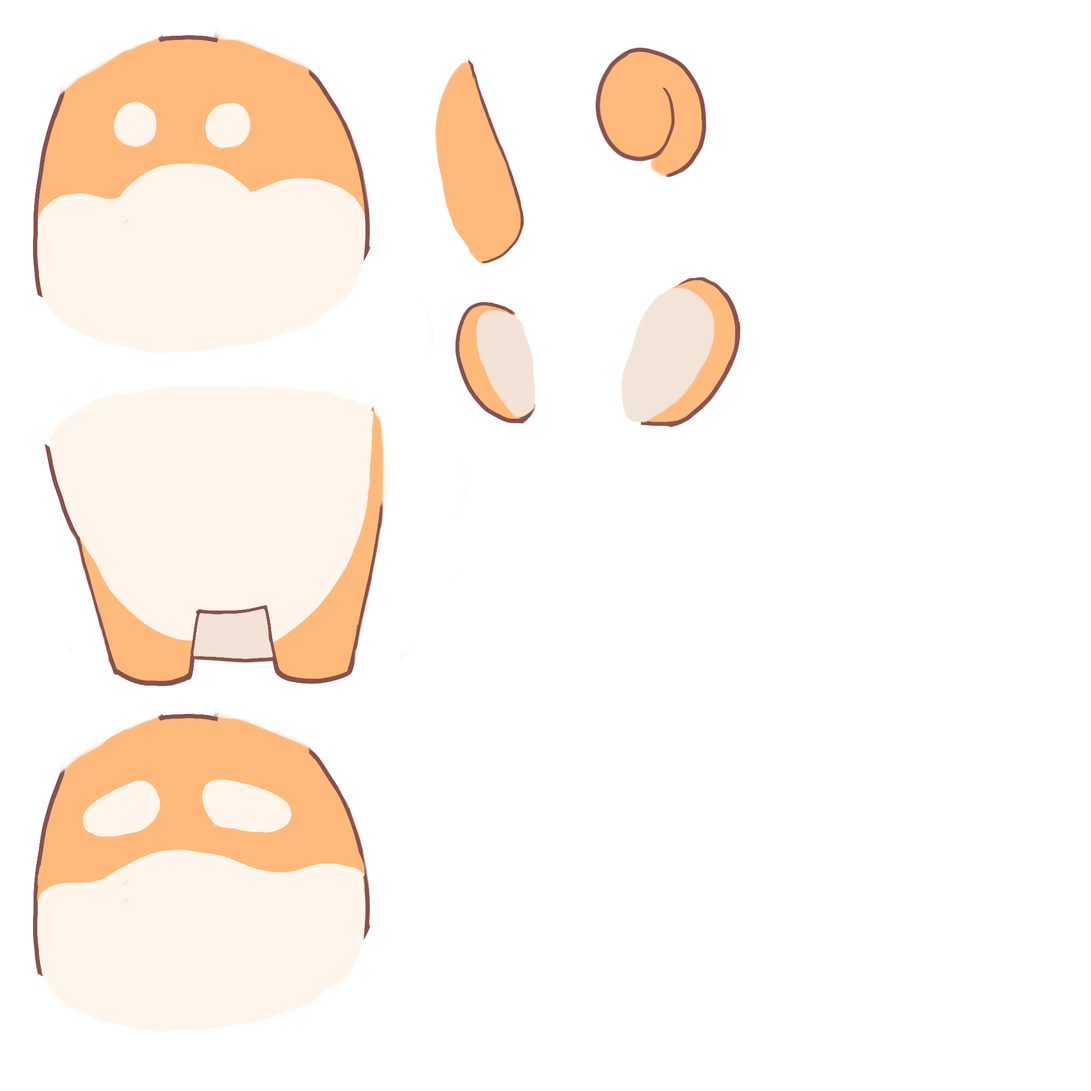
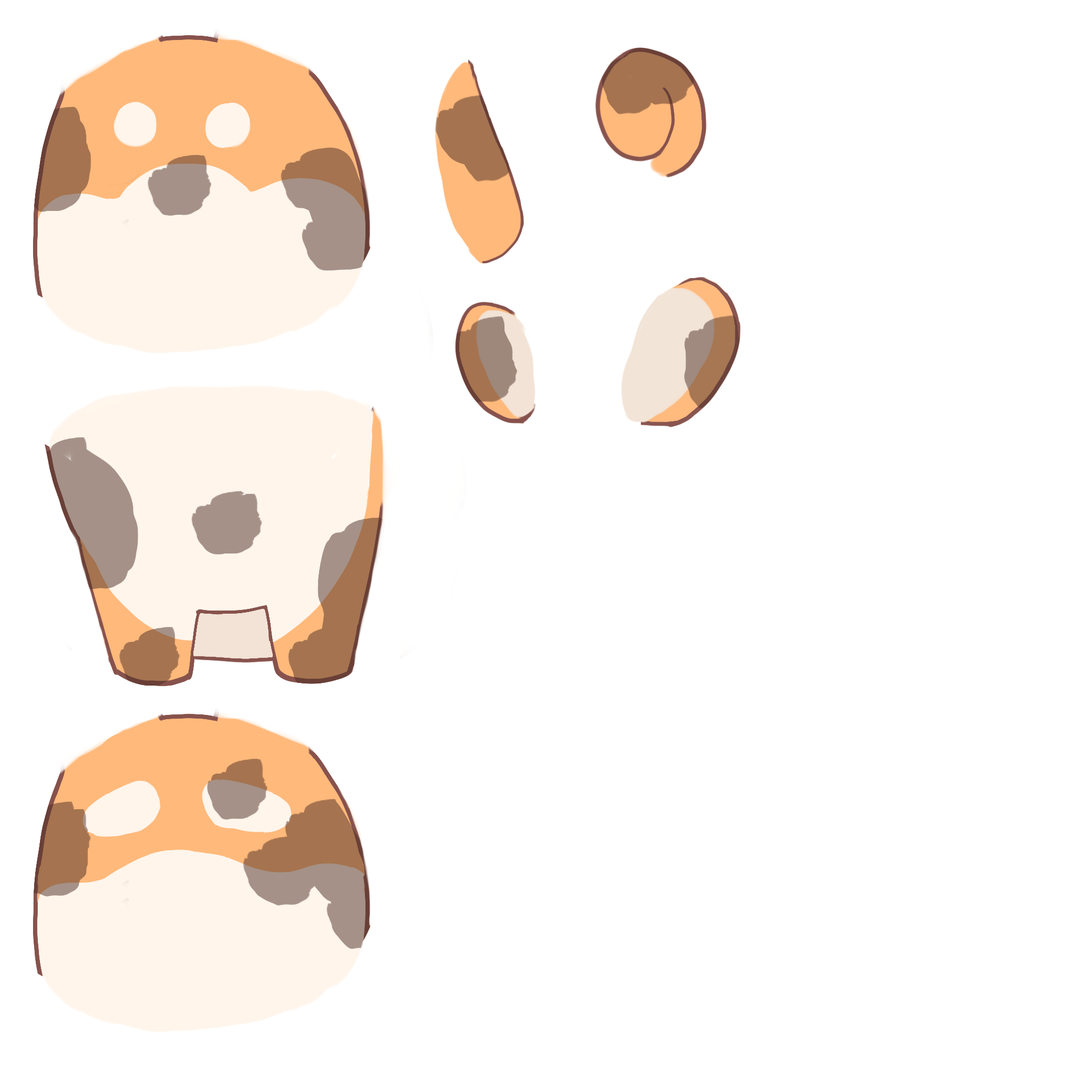
Before/after of a w=1091, h=1091 layered artwork. What changed in the layer stack:
renamed "Layer 6" to "Layer 5", opacity 100% → 50%, moved it above "Layer 4", painted on it over (x1=33, y1=47, x2=741, y2=950)
removed layer "Layer 2" over (x1=434, y1=94, x2=511, y2=182)
removed layer "Layer 3" over (x1=455, y1=316, x2=519, y2=403)
removed layer "Layer 8" over (x1=82, y1=779, x2=292, y2=838)
removed layer "Layer 7 copy 2" over (x1=33, y1=666, x2=371, y2=950)
removed layer "Layer 7" over (x1=34, y1=106, x2=371, y2=271)
removed layer "d copy" over (x1=44, y1=107, x2=468, y2=687)
"Layer 4": opacity 98% → 100%, painted on it over (x1=33, y1=47, x2=741, y2=950)
